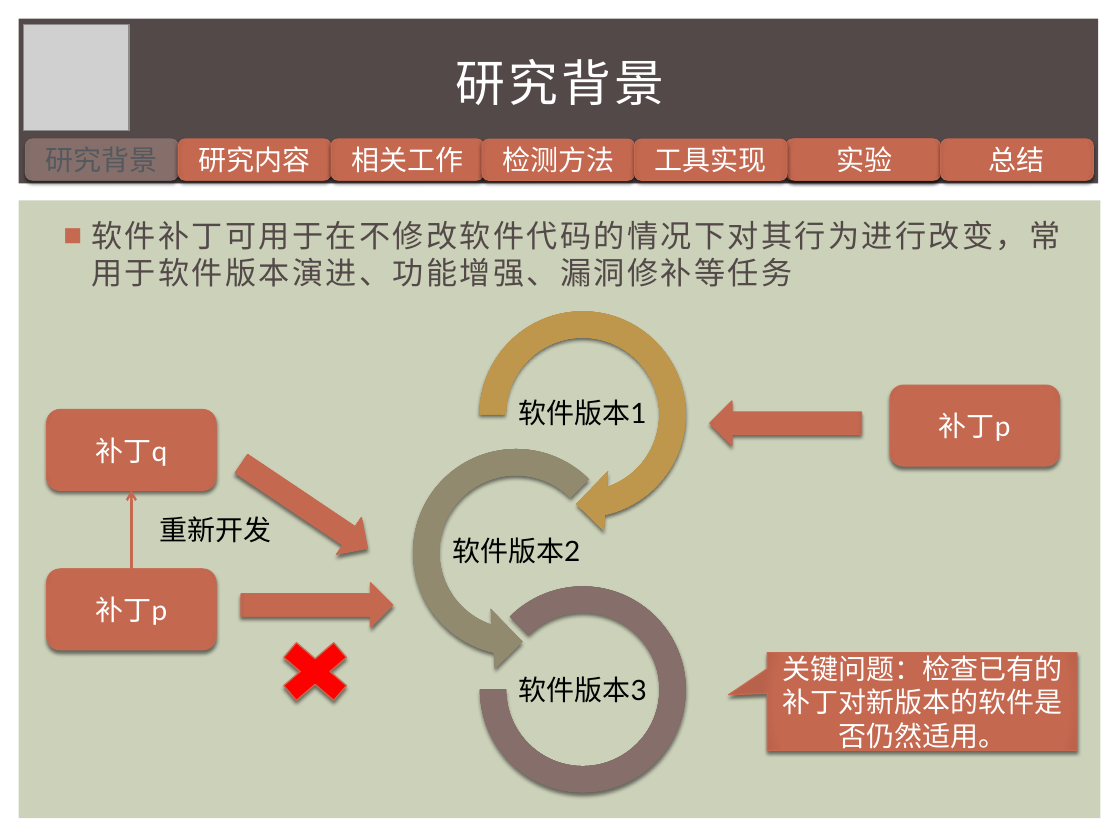
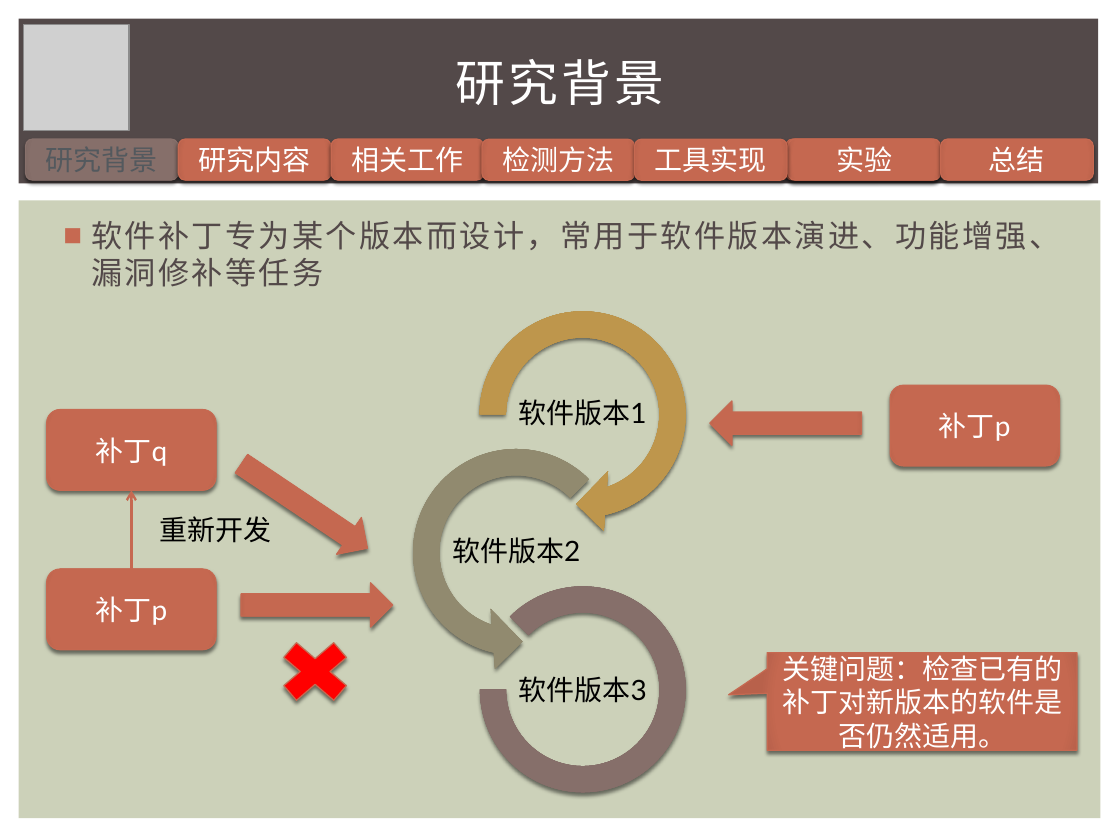
Before and after one commit to iewrer/mythesis, a slide deck: slide 3 of 答辩PPT.pptx. Drawn at 1120x840 pixels with LibreOffice and Linux fonts; fonts in the diff are those of the drawing; grey boxes stand for pictures. Boxes give left, top, right and bottom in pixels: in the first picture for what was removed or moved away, otherwise in the second. Text is boxed around its words. In the diff, an @@ line names an element or a change of style, - is before the commit and + after.

```diff
--- a/答辩PPT.pptx
+++ b/答辩PPT.pptx
@@ text at (x1=91, y1=221, x2=1060, y2=287): text changed @@
-■ 软件补丁可用于在不修改软件代码的情况下对其行为进行改变，常用于软件版本演进、功能增强、漏洞修补等任务
+■ 软件补丁专为某个版本而设计，常用于软件版本演进、功能增强、漏洞修补等任务
```
Also in this commit, not shown: 12 other slides changed, 1 slide added, 37 other files.
